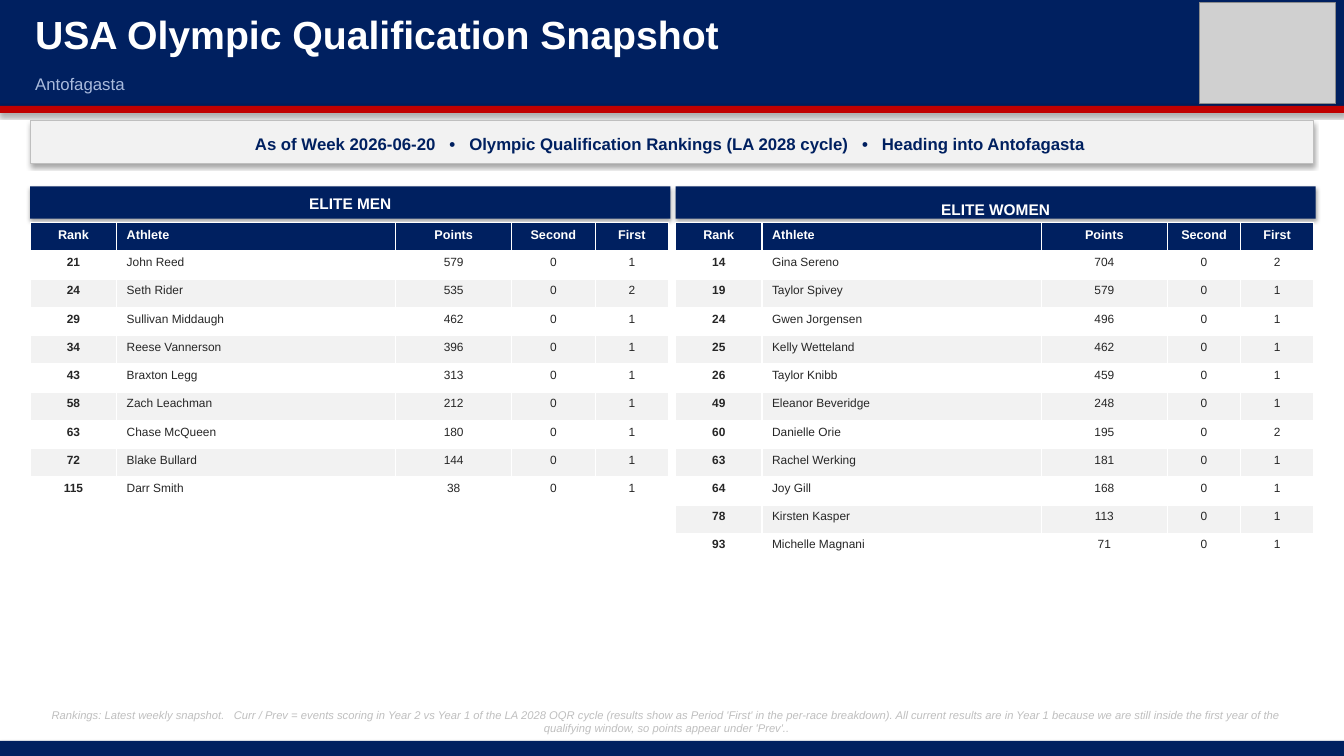
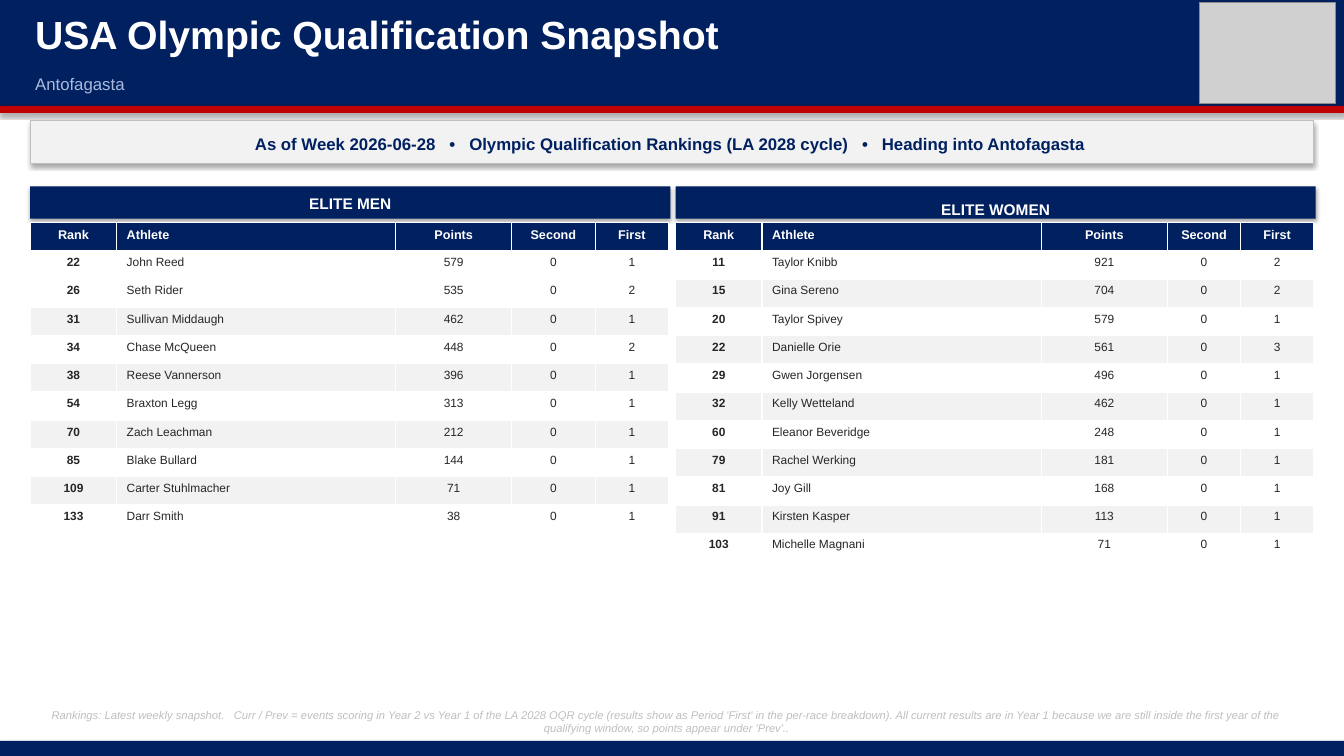
Before and after one commit to jhigh13/triathlon-db, a slide deck: slide 16 of ppt files/Antofagasta_vmaster.pptx. Drawn at 1344x756 pixels with LibreOffice and Linux fonts; fonts in the diff are those of the drawing; grey boxes stand for pictures. Boxes give left, top, right and bottom in pixels: in the first picture for what was removed or moved away, otherwise in the second. Text is boxed around its words. In the diff, an @@ line names an element or a change of style, - is before the commit and + after.

```diff
--- a/ppt files/Antofagasta_vmaster.pptx
+++ b/ppt files/Antofagasta_vmaster.pptx
@@ text at (255,138,1084,154): text changed @@
-As of Week 2026-06-20 • Olympic Qualification Rankings (LA 2028 cycle) • Heading into Antofagasta
+As of Week 2026-06-28 • Olympic Qualification Rankings (LA 2028 cycle) • Heading into Antofagasta
@@ table at (30,223,669,533) @@
-row 2: 21 | John Reed | 579 | 0 | 1
-row 3: 24 | Seth Rider | 535 | 0 | 2
-row 4: 29 | Sullivan Middaugh | 462 | 0 | 1
-row 5: 34 | Reese Vannerson | 396 | 0 | 1
-row 6: 43 | Braxton Legg | 313 | 0 | 1
-row 7: 58 | Zach Leachman | 212 | 0 | 1
-row 8: 63 | Chase McQueen | 180 | 0 | 1
-row 9: 72 | Blake Bullard | 144 | 0 | 1
-row 10: 115 | Darr Smith | 38 | 0 | 1
+row 2: 22 | John Reed | 579 | 0 | 1
+row 3: 26 | Seth Rider | 535 | 0 | 2
+row 4: 31 | Sullivan Middaugh | 462 | 0 | 1
+row 5: 34 | Chase McQueen | 448 | 0 | 2
+row 6: 38 | Reese Vannerson | 396 | 0 | 1
+row 7: 54 | Braxton Legg | 313 | 0 | 1
+row 8: 70 | Zach Leachman | 212 | 0 | 1
+row 9: 85 | Blake Bullard | 144 | 0 | 1
+row 10: 109 | Carter Stuhlmacher | 71 | 0 | 1
+row 11: 133 | Darr Smith | 38 | 0 | 1
@@ table at (676,223,1315,562) @@
-row 2: 14 | Gina Sereno | 704 | 0 | 2
+row 2: 11 | Taylor Knibb | 921 | 0 | 2
-row 3: 19 | Taylor Spivey | 579 | 0 | 1
+row 3: 15 | Gina Sereno | 704 | 0 | 2
-row 4: 24 | Gwen Jorgensen | 496 | 0 | 1
+row 4: 20 | Taylor Spivey | 579 | 0 | 1
-row 5: 25 | Kelly Wetteland | 462 | 0 | 1
+row 5: 22 | Danielle Orie | 561 | 0 | 3
-row 6: 26 | Taylor Knibb | 459 | 0 | 1
+row 6: 29 | Gwen Jorgensen | 496 | 0 | 1
-row 7: 49 | Eleanor Beveridge | 248 | 0 | 1
+row 7: 32 | Kelly Wetteland | 462 | 0 | 1
-row 8: 60 | Danielle Orie | 195 | 0 | 2
+row 8: 60 | Eleanor Beveridge | 248 | 0 | 1
-row 9, column 1: 63
+row 9, column 1: 79
-row 10, column 1: 64
+row 10, column 1: 81
-row 11, column 1: 78
+row 11, column 1: 91
-row 12, column 1: 93
+row 12, column 1: 103
```
Also in this commit, not shown: 2 other slides changed, 47 other files.
